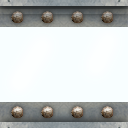
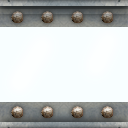
Revision of a layered 128 x 128 image; what changed, layer by layer:
pixels changed over [0, 0, 128, 128] (layer not identified)
